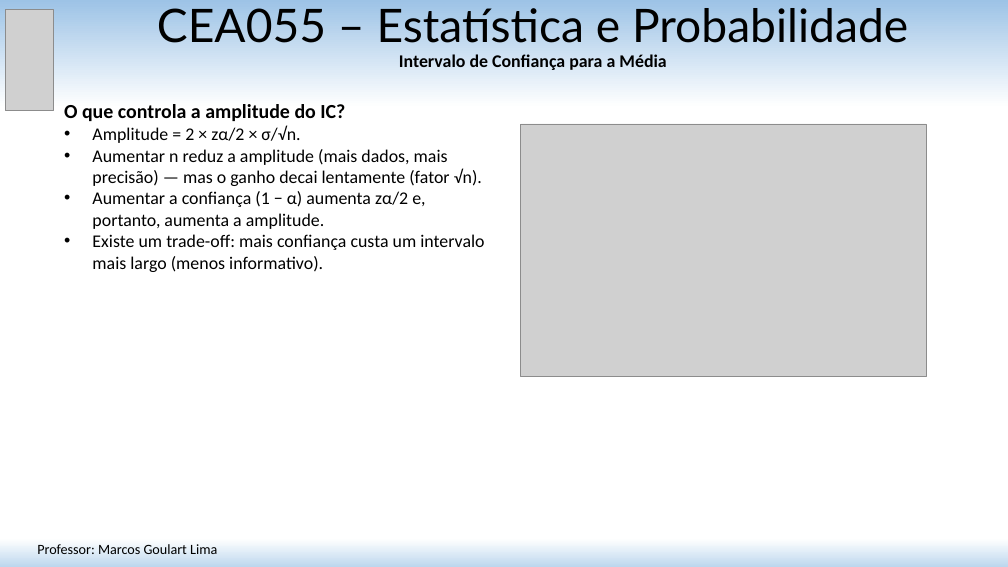
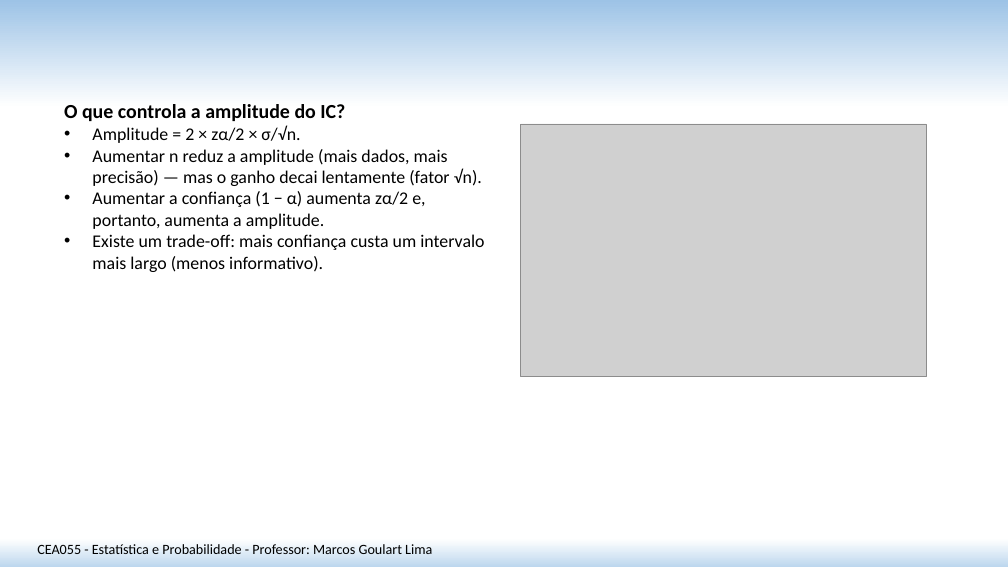
Before and after one commit to matmarcos/minhas-aulas, a slide deck: slide 8 of content/2026-2/cea055-estatistica-probabilidade/19-intervalo-confianca-media/Aula_19_Intervalo_Confianca_Media.pptx. Drawn at 1008x567 pixels with LibreOffice and Linux fonts; fonts in the diff are those of the drawing; grey boxes stand for pictures. Boxes give left, top, right and bottom in pixels: in the first picture for what was removed or moved away, otherwise in the second. Text is boxed around its words. In the diff, an @@ line names an element or a change of style, - is before the commit and + after.

```diff
--- a/content/2026-2/cea055-estatistica-probabilidade/19-intervalo-confianca-media/Aula_19_Intervalo_Confianca_Media.pptx
+++ b/content/2026-2/cea055-estatistica-probabilidade/19-intervalo-confianca-media/Aula_19_Intervalo_Confianca_Media.pptx
@@ picture removed at [5,9,54,110] @@
@@ title removed at [157,8,908,70] @@
-CEA055 – Estatística e Probabilidade
-Intervalo de Confiança para a Média
@@ text at [37,544,432,554]: text changed @@
-Professor: Marcos Goulart Lima
+CEA055 - Estatística e Probabilidade - Professor: Marcos Goulart Lima
```
Also in this commit, not shown: 13 other slides changed, 19 other files.
